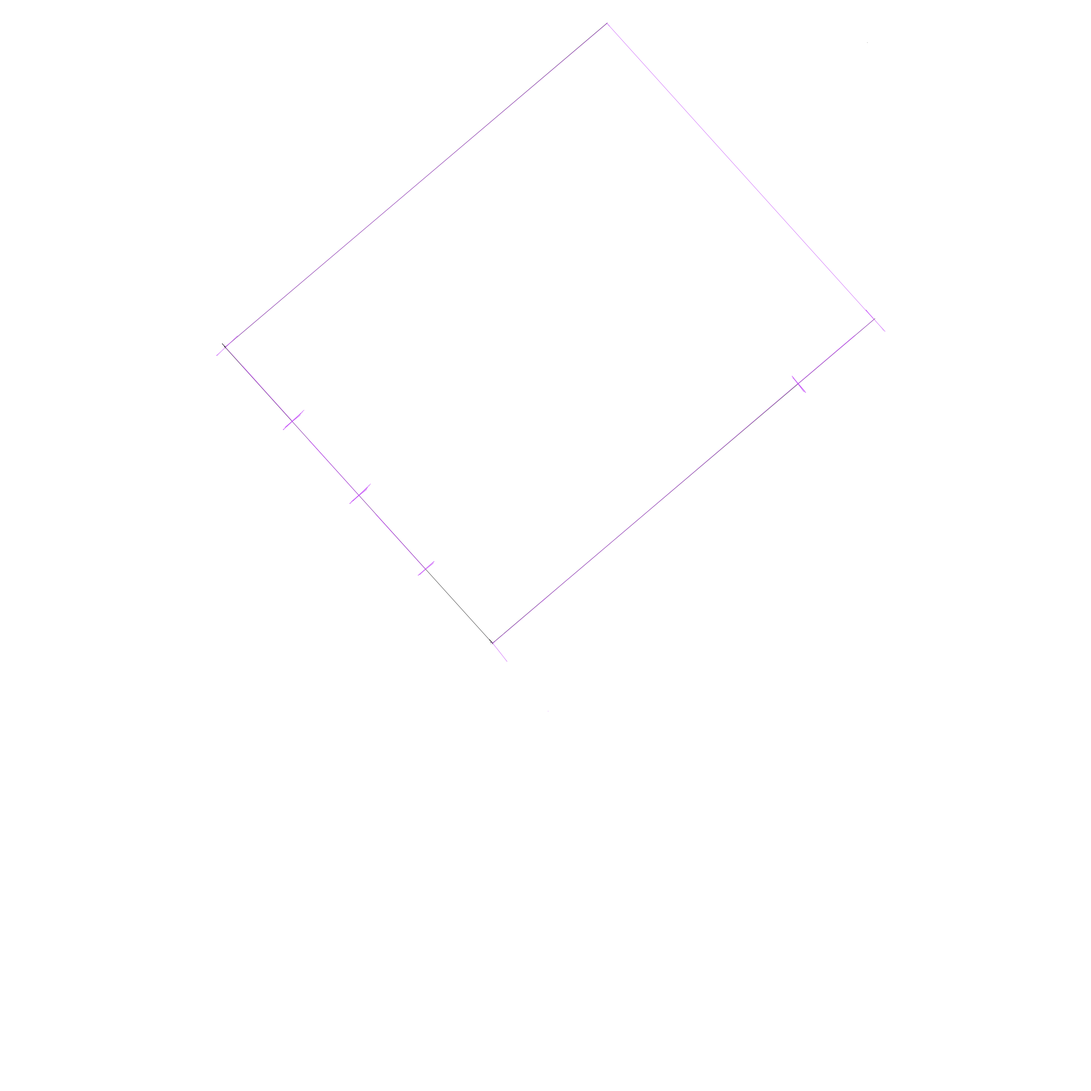
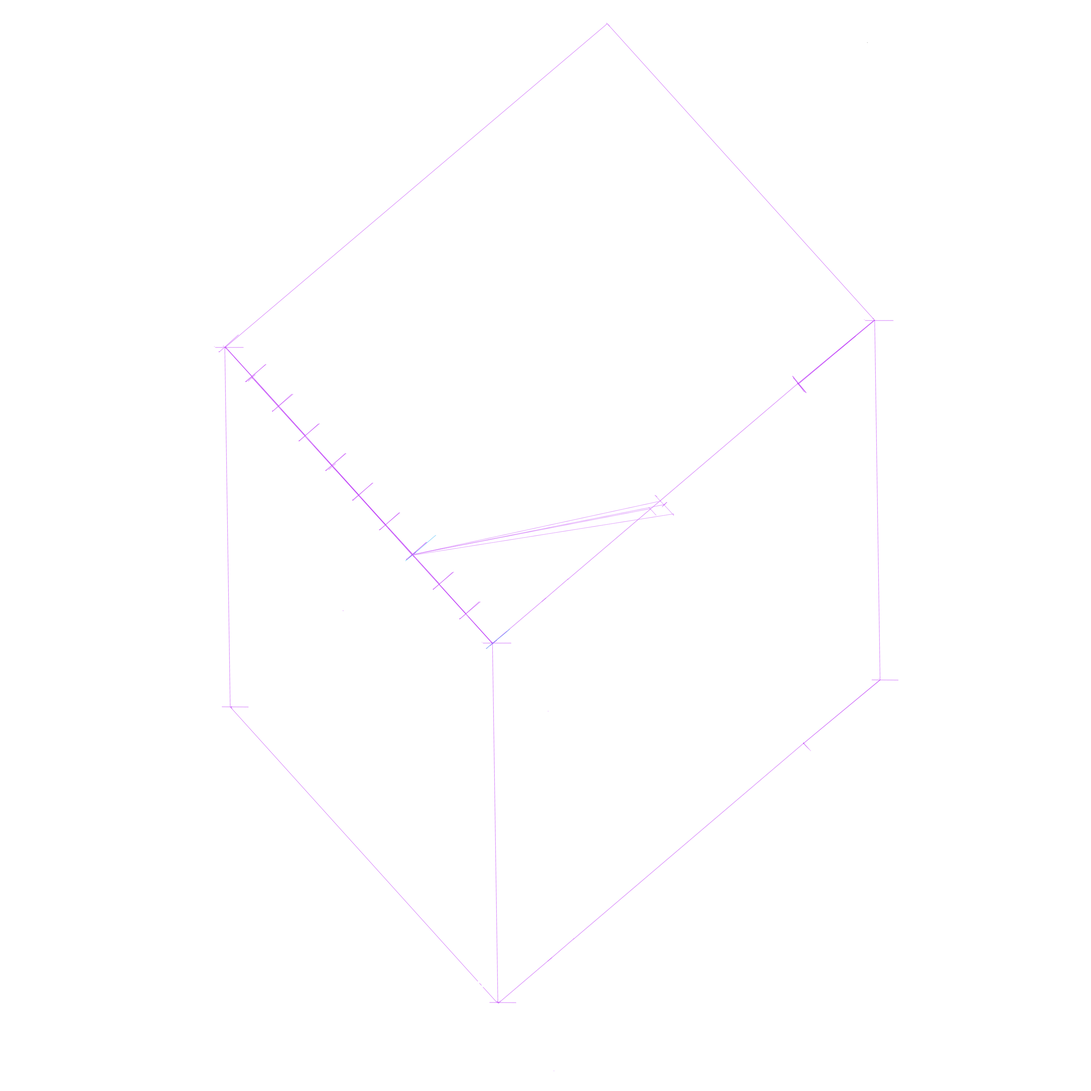
Before/after of a w=1091, h=1091 layered artwork. What changed in the layer stack:
moved "Layer 2" above "Thước 3", painted on it over [left=224, top=346, right=675, bottom=646]
renamed "Layer 9" to "Thước 3", moved it above "Box", painted on it over [left=216, top=335, right=511, bottom=650]
removed layer "Layer 8" over [left=283, top=410, right=369, bottom=503]
removed layer "Layer 7" over [left=349, top=483, right=435, bottom=576]
removed layer "Layer 6" over [left=792, top=309, right=886, bottom=394]
removed layer "Layer 5" over [left=484, top=382, right=806, bottom=713]
removed layer "Layer 4" over [left=221, top=22, right=608, bottom=349]
removed layer "Layer 3" over [left=488, top=309, right=876, bottom=646]
renamed "Layer 11" to "Box", painted on it over [left=213, top=22, right=900, bottom=1072]
removed layer "Layer 10" over [left=223, top=22, right=608, bottom=347]
added group "Thước" with 2 layers above "Layer 1" over [left=216, top=334, right=508, bottom=651]
added layer "Thước 10" in group "Thước" over [left=218, top=334, right=508, bottom=650]
